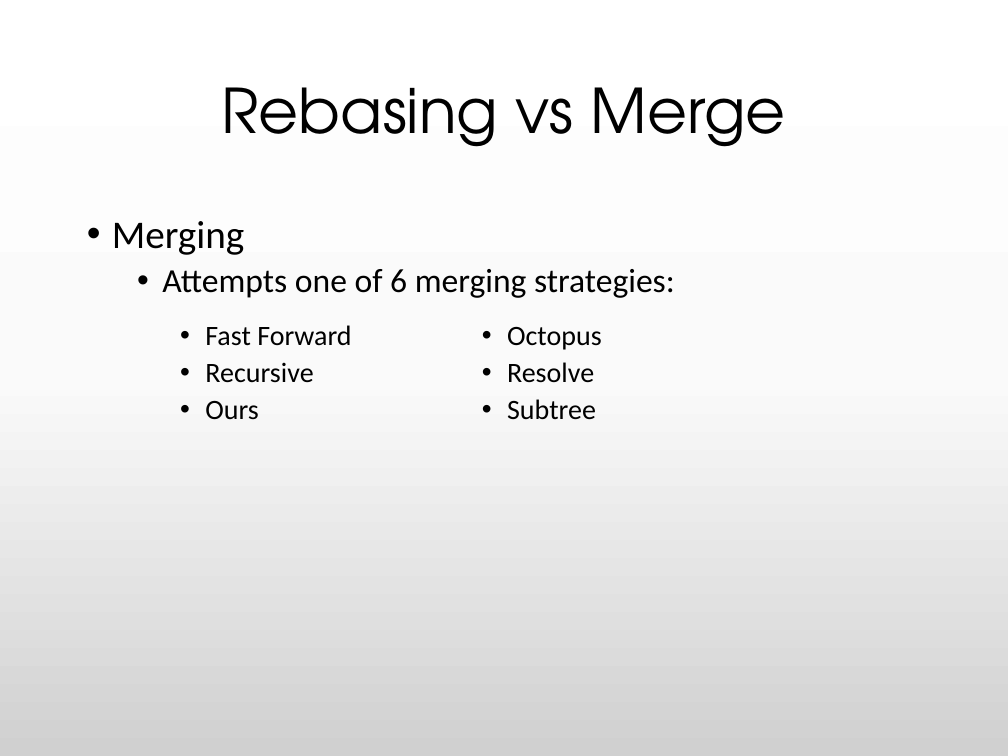
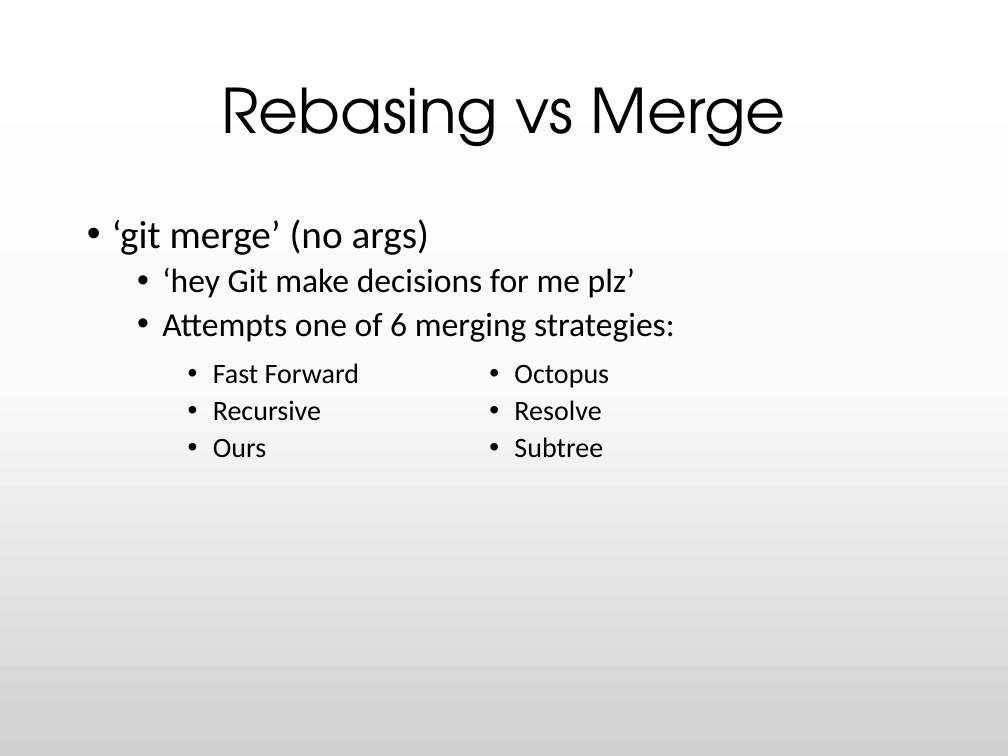
Before and after one commit to BLaurenB/rebase-merge-fetch-pull, a slide deck: slide 11 of Git--5minForRailsConf.pptx (slide 9 before the commit). Drawn at 1008x756 pixels with LibreOffice and Linux fonts; fonts in the diff are those of the drawing. Boxes give left, top, right and bottom in pixels: in the first picture for what was removed or moved away, otherwise in the second. Text is boxed around its words. In the diff, an @@ line names an element or a change of style, - is before the commit and + after.

```diff
--- a/Git--5minForRailsConf.pptx
+++ b/Git--5minForRailsConf.pptx
@@ text at [112,219,635,298]: text changed; size 28 to 24 pt @@
-• Merging
+• ‘git merge’ (no args)
+  • ‘hey Git make decisions for me plz’
@@ text "Fast Forward": place and size @@
-text "Fast Forward" at [205,325,602,420]
+text "Fast Forward" at [213,363,609,458]
```
Also in this commit, not shown: 2 other slides changed, 16 slides added, 5 slides removed, 1 other file.
